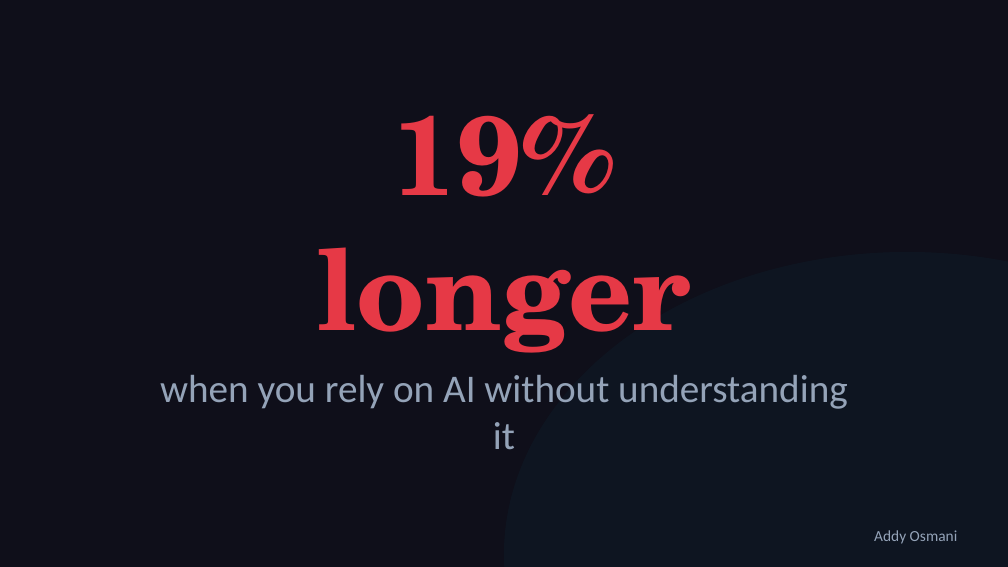
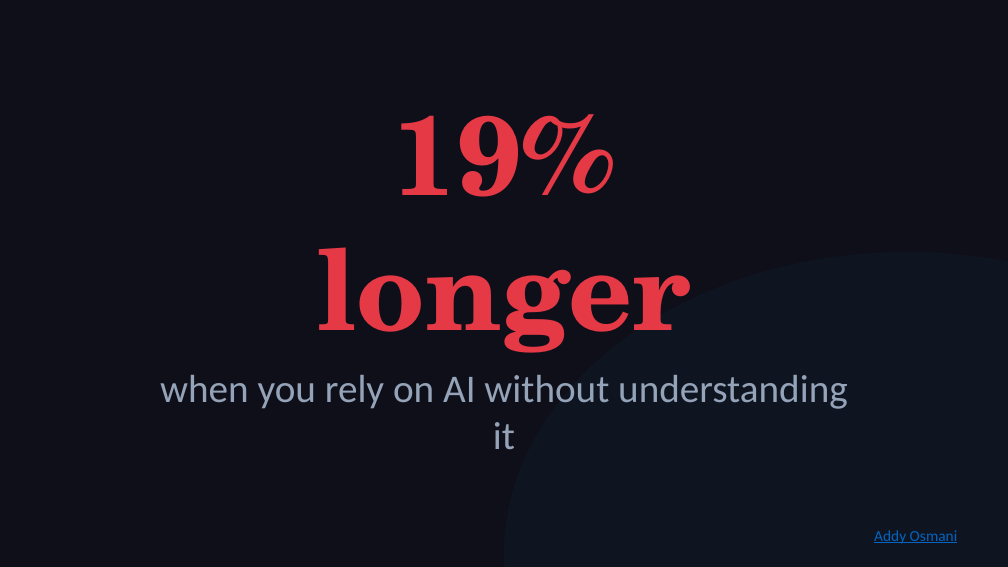
Before and after one commit to michaelengland/ai-best-practices, a slide deck: slide 5 of decks/ai-academy-pitch/ai-academy-pitch.pptx. Drawn at 1008x567 pixels with LibreOffice and Linux fonts; fonts in the diff are those of the drawing. Boxes give left, top, right and bottom in pixels: in the first picture for what was removed or moved away, otherwise in the second. Text is boxed around its words. In the diff, an @@ line names an element or a change of style, - is before the commit and + after.

```diff
--- a/decks/ai-academy-pitch/ai-academy-pitch.pptx
+++ b/decks/ai-academy-pitch/ai-academy-pitch.pptx
@@ text "Addy Osmani" at (874,530,958,544): text colour #94A3B8 to #0563C1, underline on @@
```
Also in this commit, not shown: 1 other slide changed, 12 other files.
